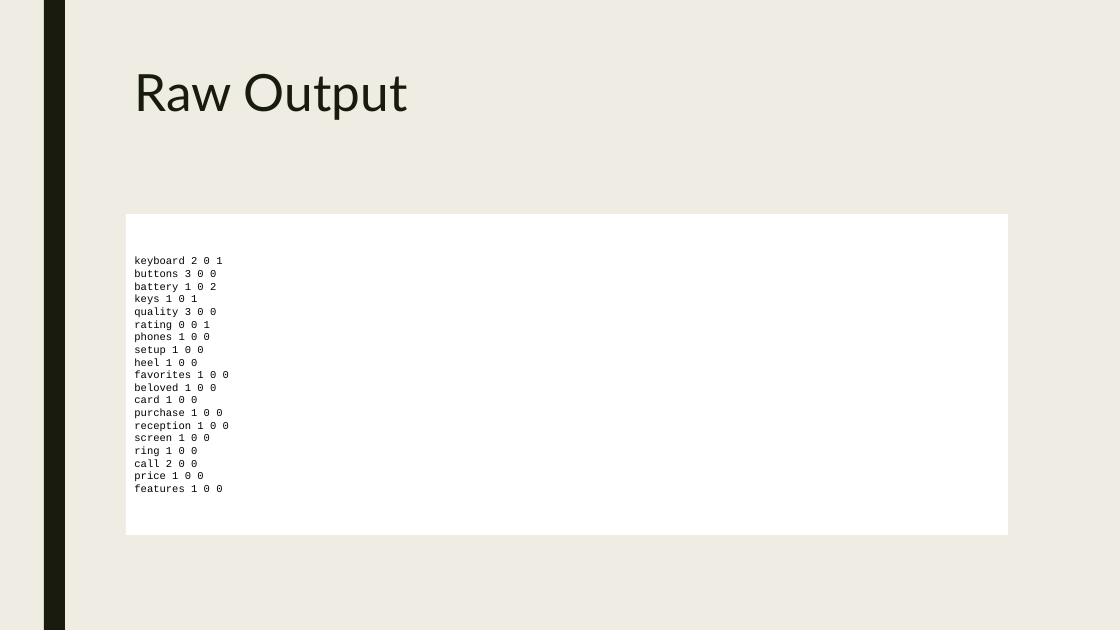
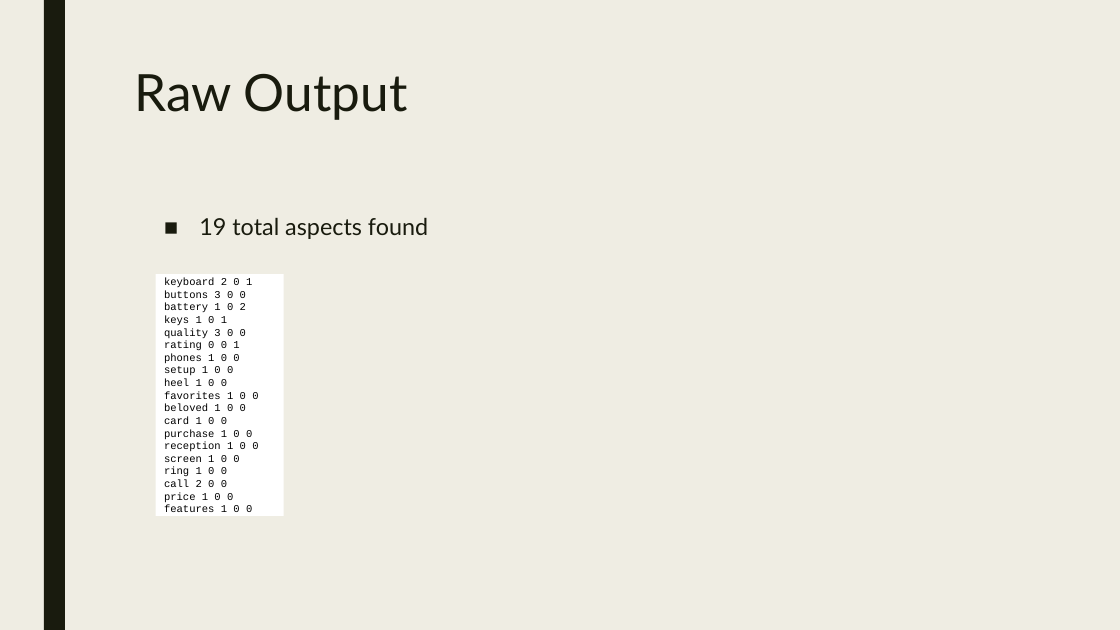
Before and after one commit to walker76-school/sentiment-analysis, a slide deck: slide 8 of presentation.pptx. Drawn at 1120x630 pixels with LibreOffice and Linux fonts; fonts in the diff are those of the drawing. Boxes give left, top, right and bottom in pixels: in the first picture for what was removed or moved away, otherwise in the second. Text is boxed around its words. In the diff, an @@ line names an element or a change of style, - is before the commit and + after.

```diff
--- a/presentation.pptx
+++ b/presentation.pptx
@@ text added at (x1=199, y1=217, x2=428, y2=239), 20 pt, text #191B0E @@
+■ 19 total aspects found
@@ text "keyboard 2 0 1 buttons ..." resized from (x1=126, y1=210, x2=1008, y2=539) to (x1=155, y1=270, x2=283, y2=520) @@
```
Also in this commit, not shown: 4 other slides changed.
